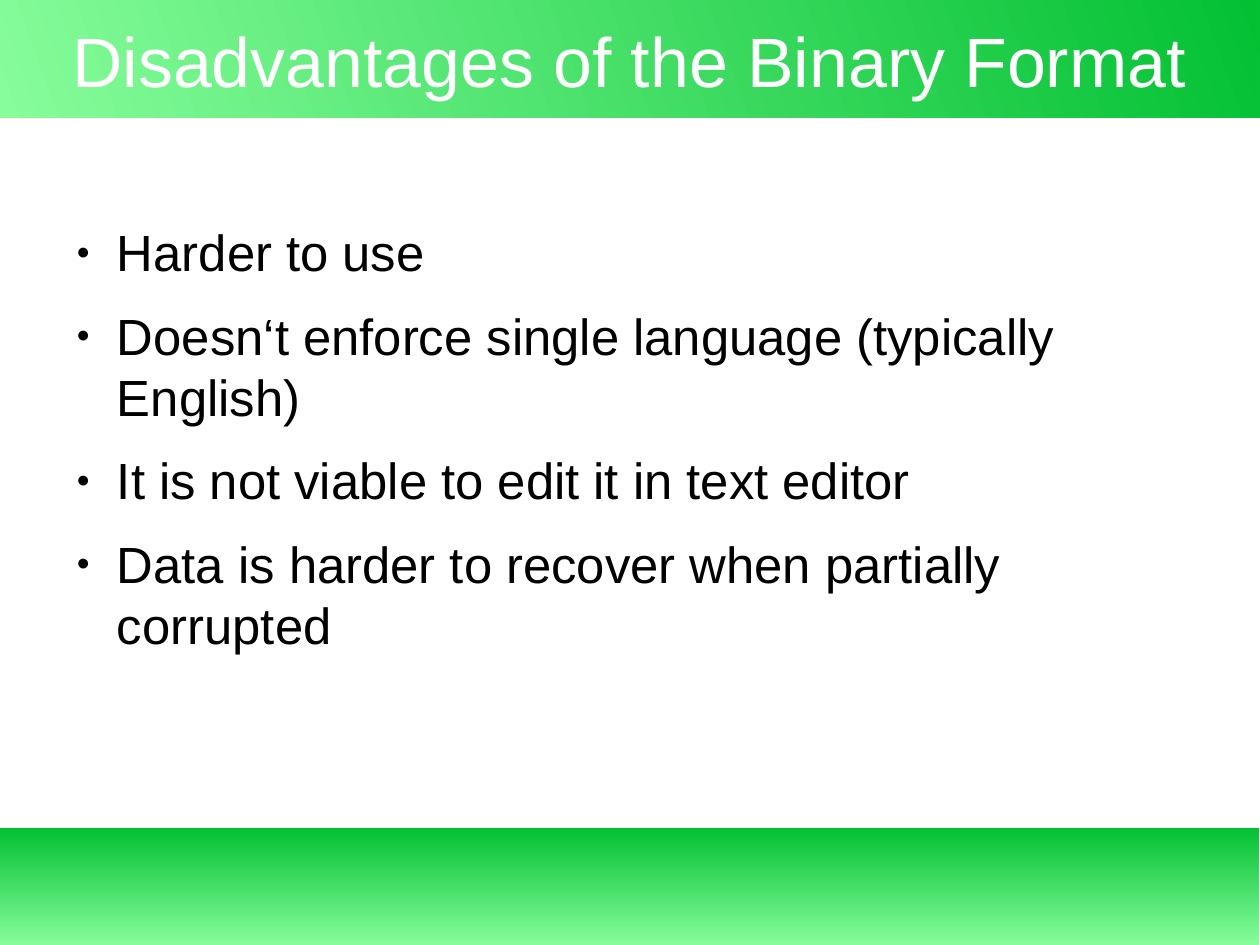
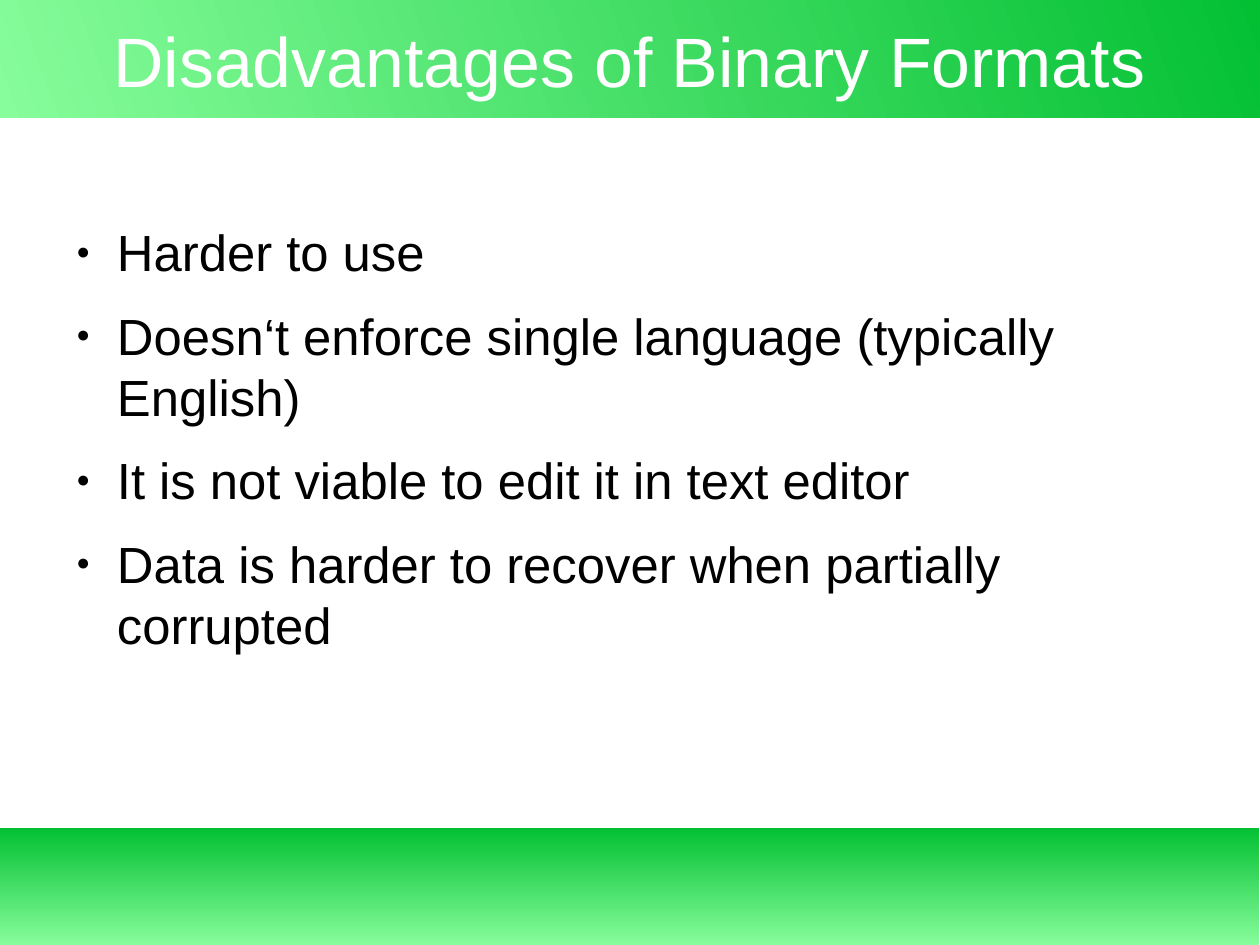
Before and after one commit to exbin/xbup-doc, a slide deck: slide 3 of presentation/binary_concept.odp. Drawn at 1260x945 pixels with LibreOffice and Linux fonts; fonts in the diff are those of the drawing. Boxes give left, top, right and bottom in pixels: in the first picture for what was removed or moved away, otherwise in the second. Text is boxed around its words. In the diff, an @@ line names an element or a change of style, - is before the commit and + after.

Commit message:
Binary Concept presentation - 9

```diff
--- a/presentation/binary_concept.odp
+++ b/presentation/binary_concept.odp
@@ title at (113, 36, 1145, 100): text changed @@
-Disadvantages of the Binary Format
+Disadvantages of Binary Formats
```
Also in this commit, not shown: 3 other slides changed, 5 slides added, 5 slides removed.
